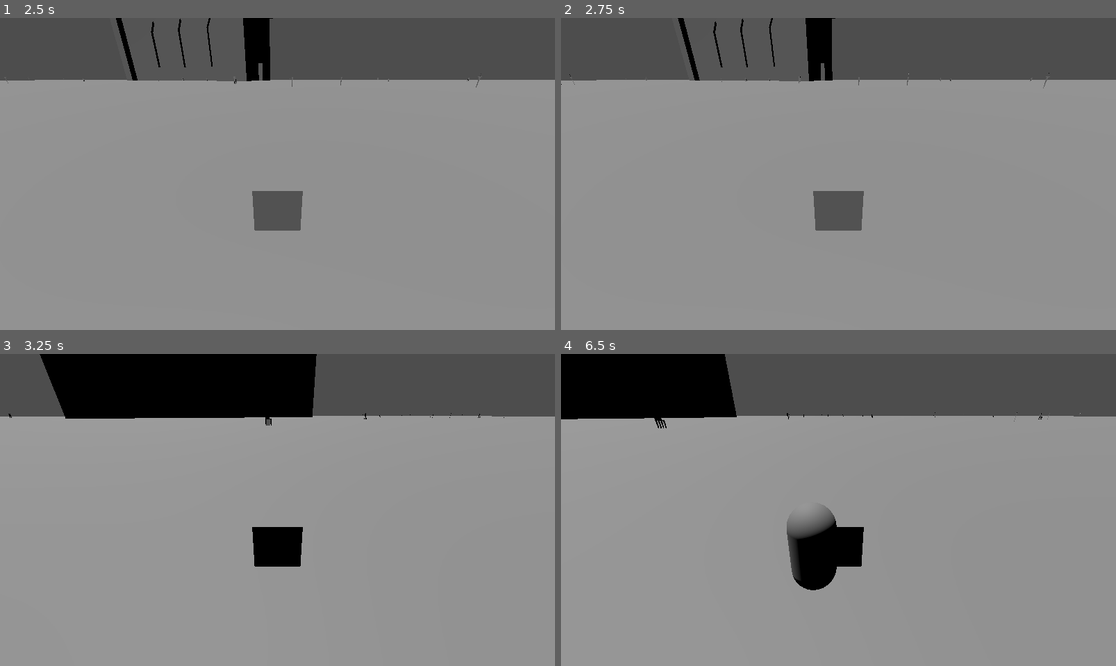
Above: before the commit, frames 1-4 (two rows, left to right).
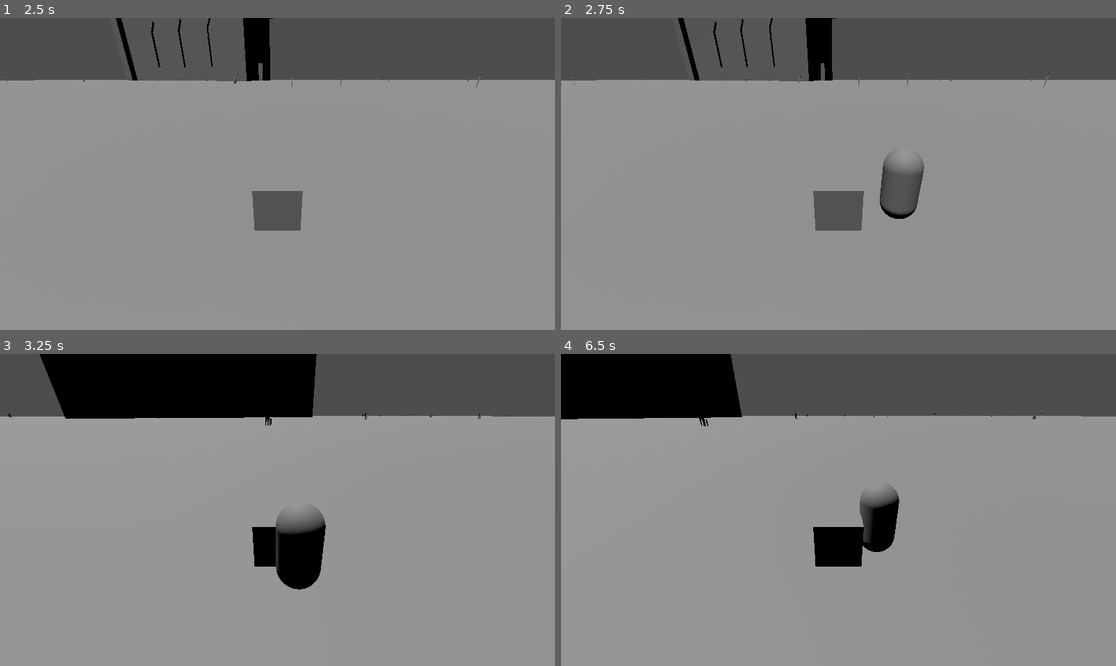
Above: after the commit, the same moments.

Repository: Tchetchouille/GMTK2024
Game: Godot game, scene res://scenes/main.tscn
Two runs of this game, one before a commit and one after it. Both use one fixed random seed, a clock stepped at 60 frames per second and the inputs below. This scene is started directly instead of the project's main scene.
Inputs (mouse positions are in pixels of both pictures, inside the frame that each line leads up to):
- Up to frame 1 (2.5 s): tap Enter at 0.5 s; move the mouse to (249, 236) at 0.52 s; hold W (move_forward) 0.53-2.03 s; click (249, 236) at 0.6 s; move the mouse to (444, 220) at 1.27 s; click (444, 220) at 1.35 s; move the mouse to (111, 127) at 2.02 s; hold A (move_left) from 2.03 s (still down); click (111, 127) at 2.1 s
- Up to frame 2 (2.75 s): keep holding A (move_left)
- Up to frame 3 (3.25 s): keep holding A (move_left); move the mouse to (305, 510) at 2.77 s; click (305, 510) at 2.85 s
- Up to frame 4 (6.5 s): move the mouse to (755, 432) at 3.52 s; release A (move_left) at 3.53 s; hold S (move_back) 3.53-4.28 s; click (755, 432) at 3.6 s; move the mouse to (960, 494) at 4.27 s; hold D (move_right) 4.28-5.03 s; click (960, 494) at 4.35 s; move the mouse to (727, 525) at 5.02 s; hold W (move_forward) 5.03-5.78 s; click (727, 525) at 5.1 s; tap Space at 5.75 s; move the mouse to (894, 441) at 5.77 s; hold D (move_right) from 5.78 s (still down); click (894, 441) at 5.85 s

Frame 1 is identical in both runs. In frame 2, 1.2% of the frame differs, in the area x 57-66%, y 43-65%; in frame 3, 1.5%; in frame 4, 2.9%, in the area x 16-94%, y 0-76%.

Commit message:
Update GameManager

Diff:
--- a/scenes/JoelScene/fake_player.gd
+++ b/scenes/JoelScene/fake_player.gd
@@ -13,6 +13,7 @@
 var knockback_timer: float = 0.0
 var knockback_velocity: Vector3 = Vector3.ZERO
 var in_knockback: bool = false  # Track if the character is currently being knocked back
+var scale_: float = 1
 
 func apply_knockback_effect(_delta):
 	if knockback_timer > 0:
--- a/scripts/game_manager.gd
+++ b/scripts/game_manager.gd
@@ -44,12 +44,20 @@
 
 
 func get_random_position_near_target() -> Vector3:
+	# Access the player's scale_ variable
+	var player_scale = target.scale_  # Assuming target is the player
+
+	# Calculate the adjusted spawn radius
+	var adjusted_spawn_radius = spawn_radius * player_scale
+
+	# Generate a random offset based on the adjusted radius
 	var random_offset = Vector3(
-		randf_range(-spawn_radius, spawn_radius),
-		70,  # enemies spawn higher than the target
-		randf_range(-spawn_radius, spawn_radius)
+		randf_range(-adjusted_spawn_radius, adjusted_spawn_radius),
+		70,  # Enemies spawn higher than the target
+		randf_range(-adjusted_spawn_radius, adjusted_spawn_radius)
 	)
 	return target.global_transform.origin + random_offset
+
 
 func _on_enemy_died(enemy_instance: CharacterBody3D):
 	enemies.erase(enemy_instance)
